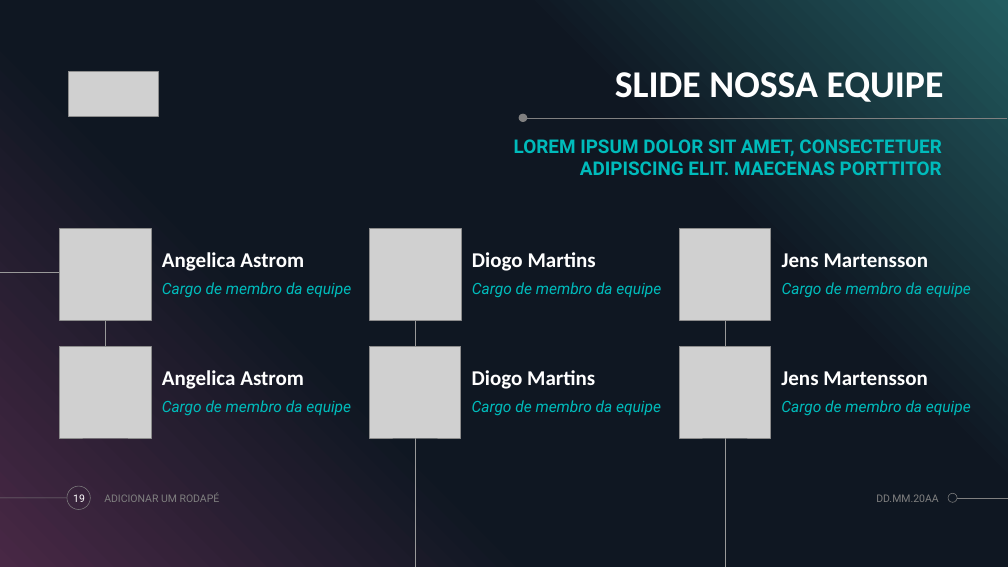
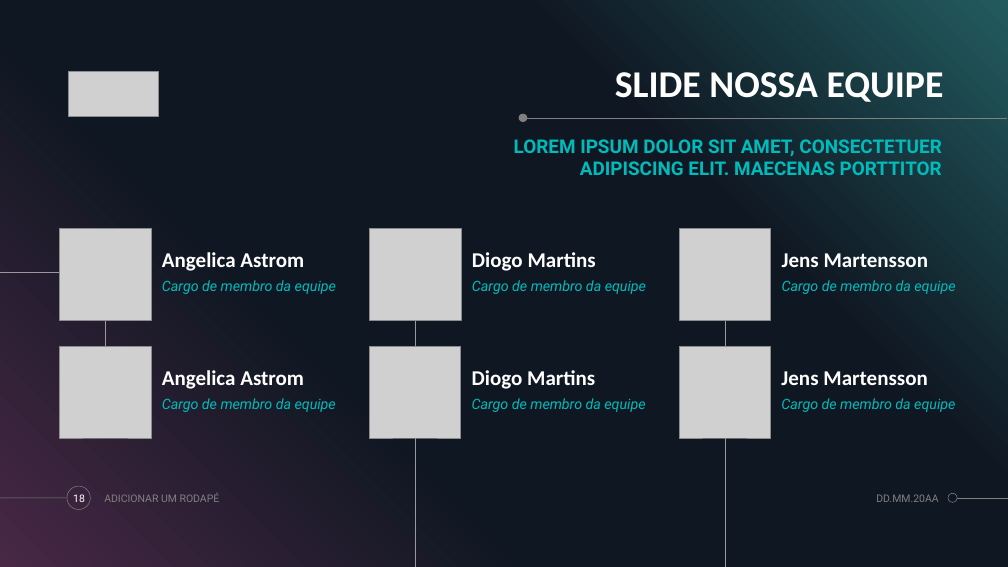
Before and after one commit to DanDan0608/Projeto-Individual, a slide deck: slide 18 of Apresentação-projeto-individual.pptx (slide 19 before the commit). Drawn at 1008x567 pixels with LibreOffice and Linux fonts; fonts in the diff are those of the drawing; grey boxes stand for pictures. Boxes give left, top, right and bottom in pixels: in the first picture for what was removed or moved away, otherwise in the second. Text is boxed around its words. In the diff, an @@ line names an element or a change of style, - is before the commit and + after.

```diff
--- a/Apresentação-projeto-individual.pptx
+++ b/Apresentação-projeto-individual.pptx
@@ size 14.8 to 13.6 pt; line spacing 1 to 0.9 in 6 elements at (162,280,336,294), (472,280,646,294), (782,280,955,294), (162,398,336,412), (472,398,645,412), (781,398,955,412) @@
```
Also in this commit, not shown: 2 slides added, 3 slides removed, 5 other files.
